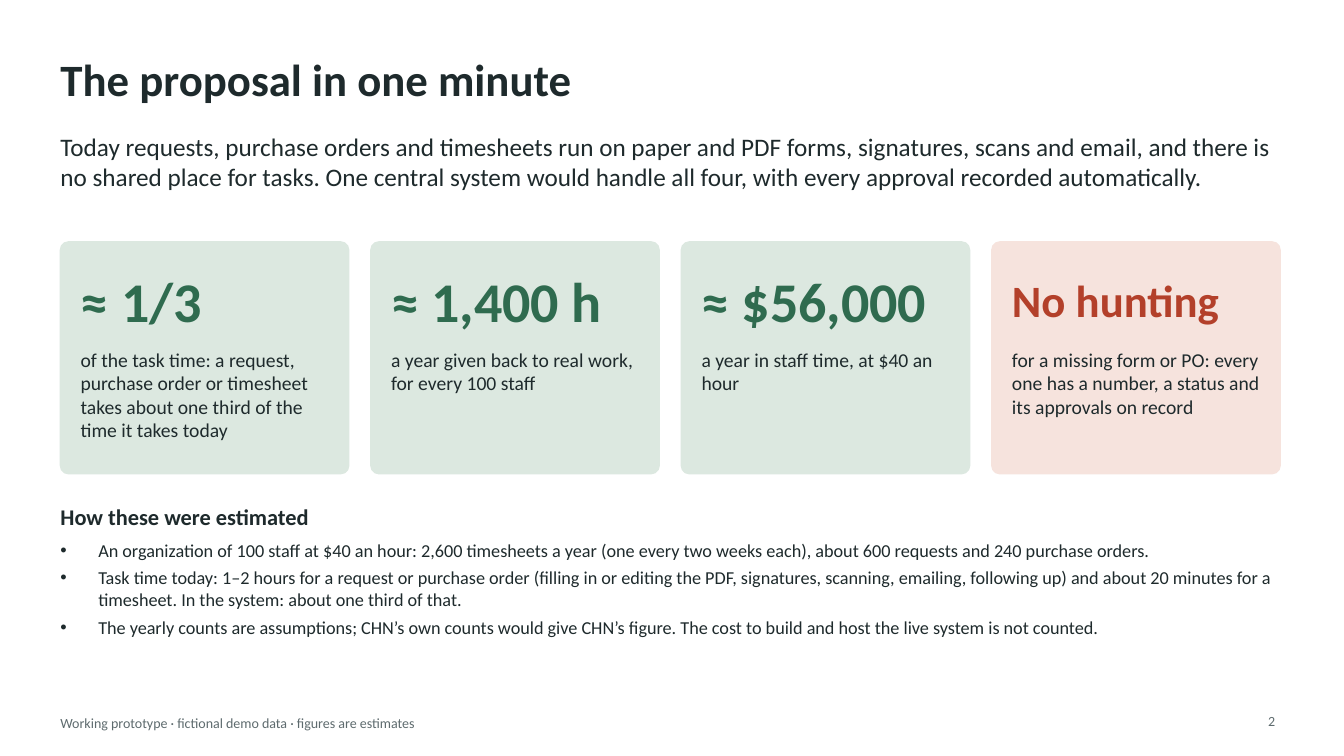
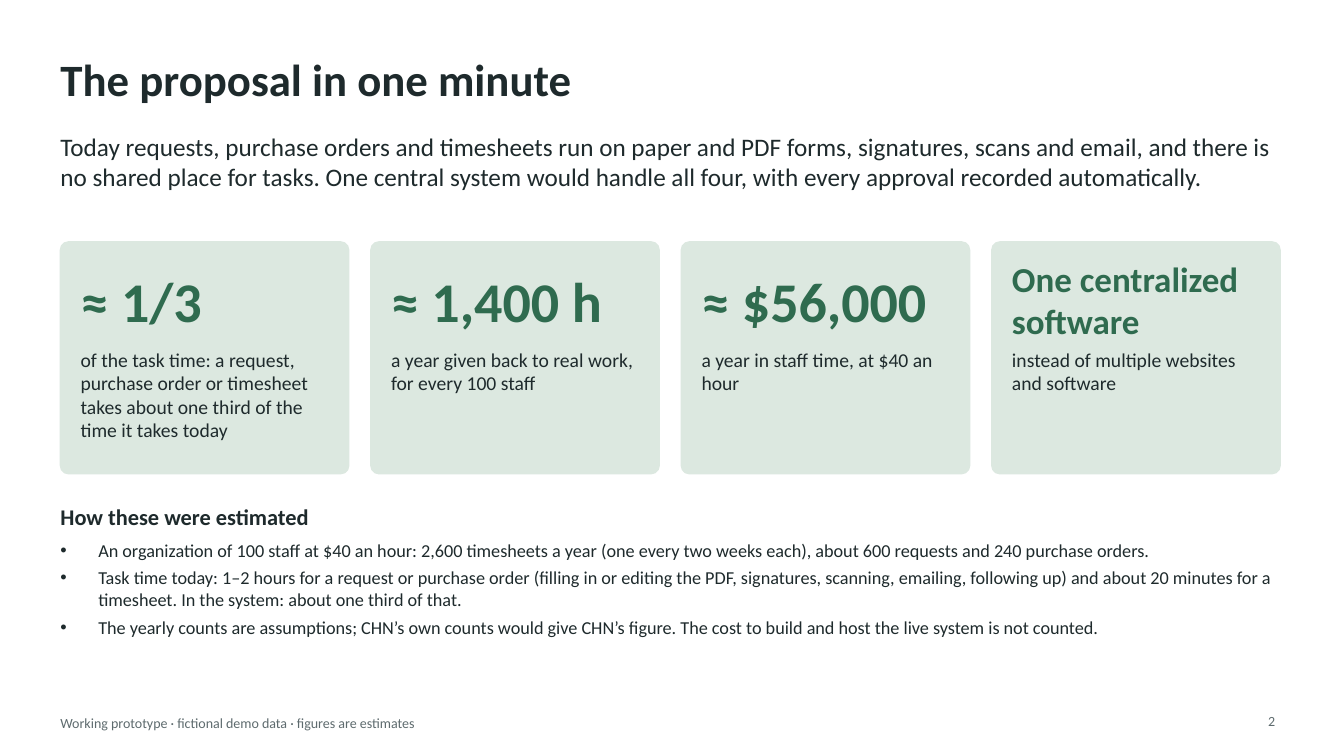
Before and after one commit to AndalibOlee/Portfolio, a slide deck: slide 2 of demo-platform/docs/DEMO_Executive_Presentation.pptx. Drawn at 1344x756 pixels with LibreOffice and Linux fonts; fonts in the diff are those of the drawing. Boxes give left, top, right and bottom in pixels: in the first picture for what was removed or moved away, otherwise in the second. Text is boxed around its words. In the diff, an @@ line names an element or a change of style, - is before the commit and + after.

```diff
--- a/demo-platform/docs/DEMO_Executive_Presentation.pptx
+++ b/demo-platform/docs/DEMO_Executive_Presentation.pptx
@@ rounded rectangle at <box>992,242,1280,474</box>: fill #F6E3DD to #DCE8E0; outline #F6E3DD 1 pt to #DCE8E0 1 pt @@
@@ text at <box>1012,267,1238,334</box>: text changed; size 32 to 25 pt; text colour #B3402A to #2F6B4F @@
-No hunting
+One centralized software
@@ text at <box>1012,353,1236,390</box>: text changed @@
-for a missing form or PO: every one has a number, a status and its approvals on record
+instead of multiple websites and software
```
Also in this commit, not shown: 2 other files.
